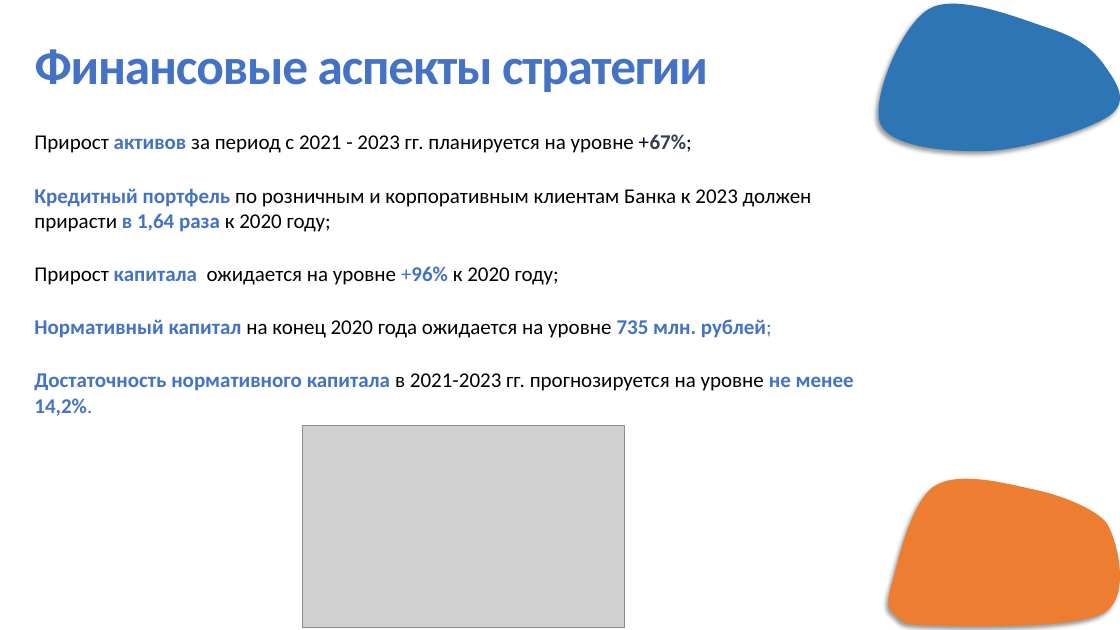
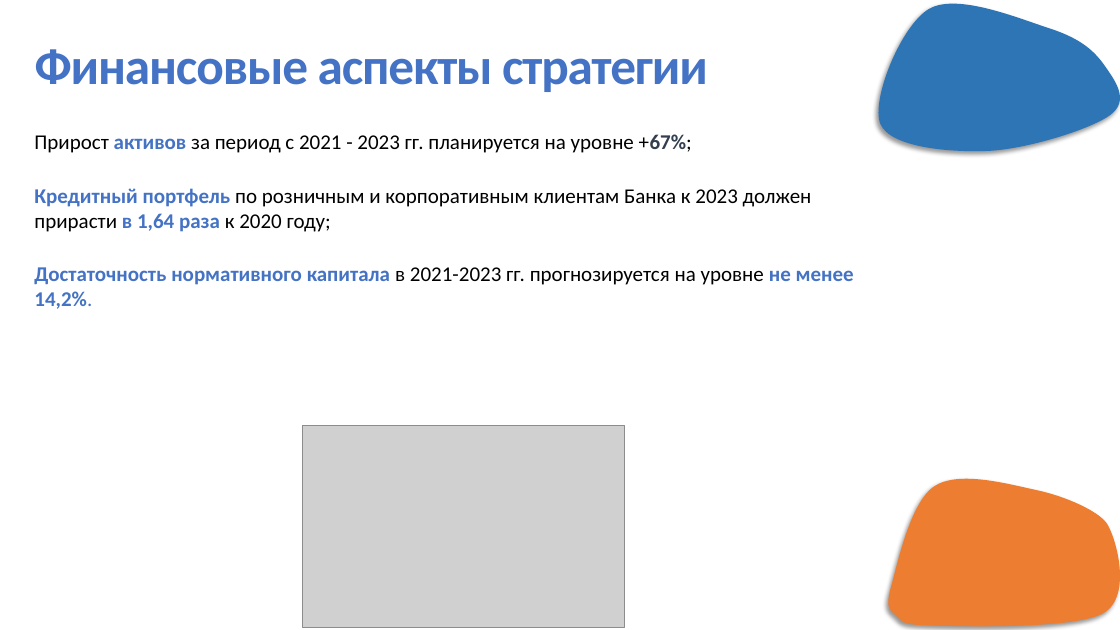
Before and after one commit to khodosevich/BSUIR, a slide deck: slide 5 of 5 term/МППиУ/ПЗ2.pptx. Drawn at 1120x630 pixels with LibreOffice and Linux fonts; fonts in the diff are those of the drawing; grey boxes stand for pictures; background and template pictures are left out. Boxes give left, top, right and bottom in pixels: in the first picture for what was removed or moved away, otherwise in the second. Text is boxed around its words. In the diff, an @@ line names an element or a change of style, - is before the commit and + after.

```diff
--- a/5 term/МППиУ/ПЗ2.pptx
+++ b/5 term/МППиУ/ПЗ2.pptx
@@ text at <box>34,266,772,338</box>: paragraphs removed @@
-Прирост капитала ожидается на уровне +96% к 2020 году;
-Нормативный капитал на конец 2020 года ожидается на уровне 735 млн. рублей;
```
Also in this commit, not shown: 1 other slide changed, 1 slide added, 2 other files.
